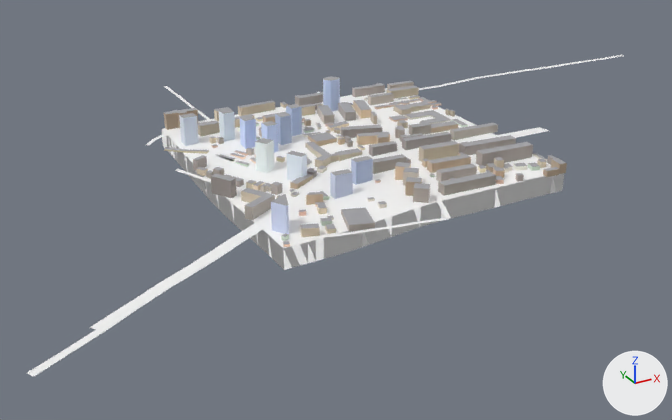
The glTF model public/tiles/1/-1_-7.glb as it was, and as the next commit left it.
One viewpoint serves both versions: a 50 mm lens placed at (-1016.0, 2002.0, 730.0), pointed at (-264.0, 3371.0, 46.0). The axes (+X, +Y, +Z) are drawn at lower right. The lights are the same throughout. The picture after the commit comes second. Where no turn or scale is listed for an object, it has been applied to the vertices. Vertices at exactly the same position are counted once.

The first picture shows 't1_-1_-7'.
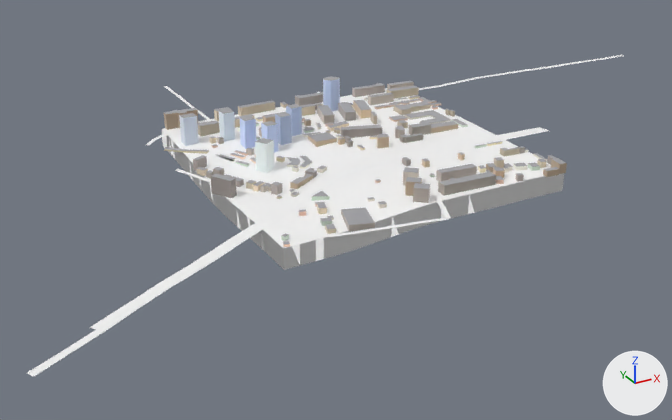
The change, as a list of edits to the scene's bpy script:
```text
Change me_t1__1__7:
    used by ob_t1__1__7; location = (-170.0, 3387.0, 182.0)
    remove me_t1__1__7.from_pydata(...)  # 5274 vertices, 7401 faces; spans x -723.0..723.0, y -443.0..443.0, z -62.0..62.0
    add me_t1__1__7.from_pydata(...)  # 5099 vertices, 7169 faces; spans x -723.0..723.0, y -443.0..443.0, z -62.0..62.0
    me_t1__1__7 part 1: 17 loose pieces with 162 vertices, spanning x -348.0..184.0, y -306.0..0.0, z -28.0..26.0, are deleted
    me_t1__1__7 part 2
    13 vertices are removed from x -230.0..-47.0, y -174.0..-90.0, z -22.0..24.0
    72 faces are deleted
    49 new faces join them, mat_far_terrain (white #ffffff)
```

Location of each change, (x1, y1, x2, y2) in pixels of the pictures (672 x 420 px; the box of a moved part takes in the faces that stretch with it):
part 1 of me_t1__1__7, deleted: before (241, 123, 533, 237)
part 2 of me_t1__1__7, moved or reshaped: (167, 136, 556, 270) in both
